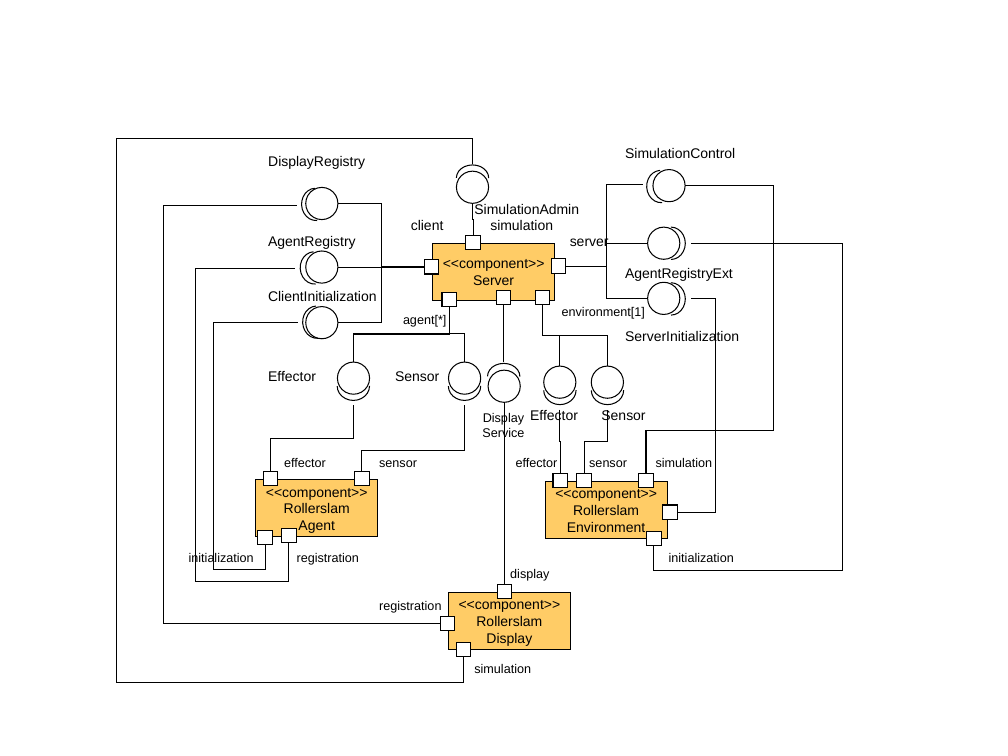
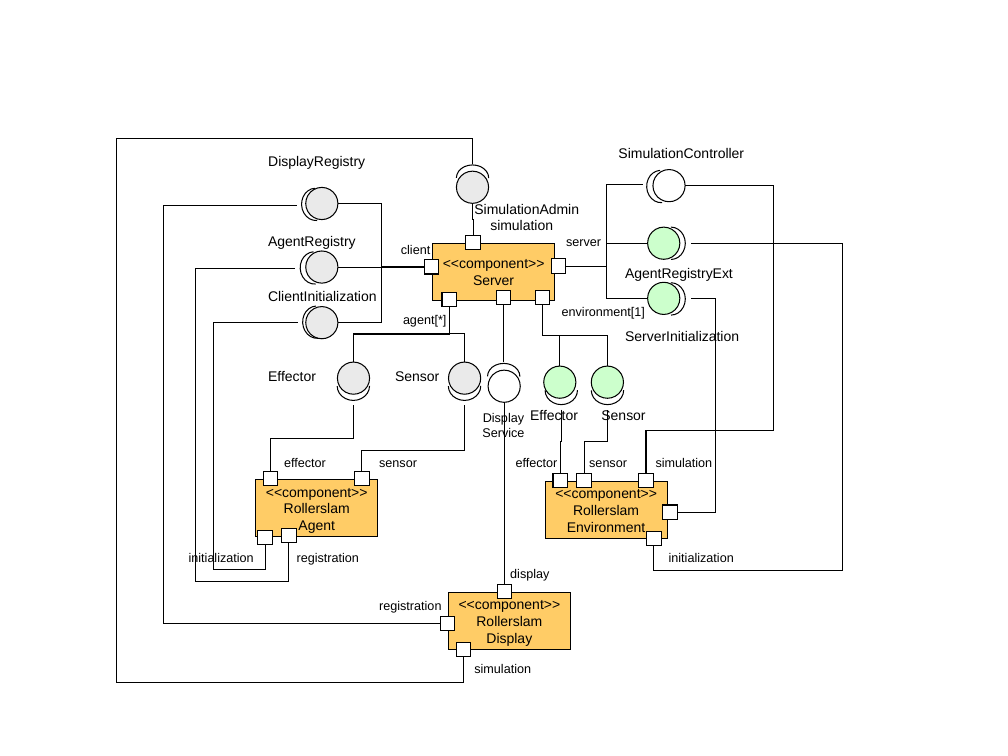
Before and after one commit to krishprince/rollerslam, a slide deck: slide 10 of docs/UML.ppt. Drawn at 1008x756 pixels with LibreOffice and Linux fonts; fonts in the diff are those of the drawing. Boxes give left, top, right and bottom in pixels: in the first picture for what was removed or moved away, otherwise in the second. Text is boxed around its words. In the diff, an @@ line names an element or a change of style, - is before the commit and + after.

```diff
--- a/docs/UML.ppt
+++ b/docs/UML.ppt
@@ text added at bbox=[618, 148, 744, 158], 10 pt, text #000000 @@
+SimulationController
@@ text removed at bbox=[625, 148, 735, 158] @@
-SimulationControl
@@ text "client" at bbox=[401, 245, 430, 254]: size 10 to 9 pt @@
@@ text "client": place and size @@
-text "client" at bbox=[411, 220, 444, 230]
+text "client" at bbox=[401, 245, 430, 254]
@@ text "server" at bbox=[566, 239, 601, 246]: size 10 to 9 pt @@
@@ fill #FFFFFF to #EAEAEA in 6 elements at bbox=[305, 187, 338, 220], bbox=[305, 251, 338, 283], bbox=[457, 171, 489, 204], bbox=[305, 306, 338, 339], bbox=[338, 362, 370, 394], bbox=[449, 362, 481, 394] @@
@@ freeform shape at bbox=[545, 376, 578, 404]: outline redrawn @@
@@ fill #FFFFFF to #CCFFCC in 4 elements at bbox=[648, 227, 680, 259], bbox=[648, 282, 680, 314], bbox=[543, 366, 576, 398], bbox=[592, 366, 624, 398] @@
@@ elbow line (561, 409) - (560, 474): route changed @@
```
Also in this commit, not shown: 2 other slides changed.
